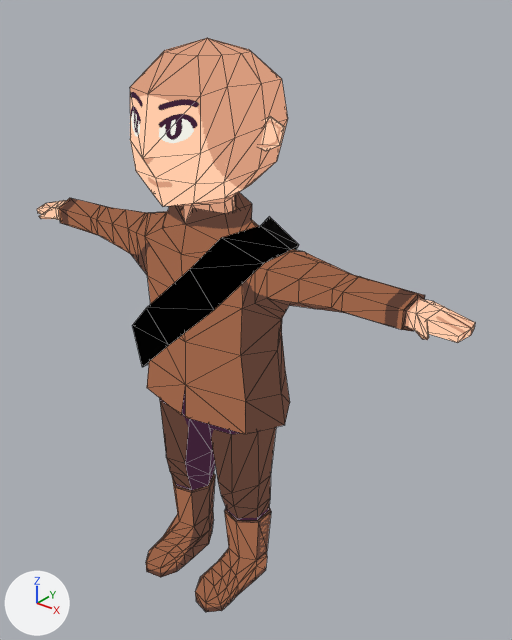
Before and after pictures for a commit that changed the glTF model res/entities/human.glb.
Before and after are seen from a camera (50 mm lens) standing at (1.471, -1.615, 2.098) and looking at (0.097, 0.103, 1.033). The axes (+X, +Y, +Z) are drawn at lower left. The lights are the same throughout. Mesh edges are drawn as thin lines. Where no turn or scale is listed for an object, it has been applied to the vertices.

The first picture shows 'human'.
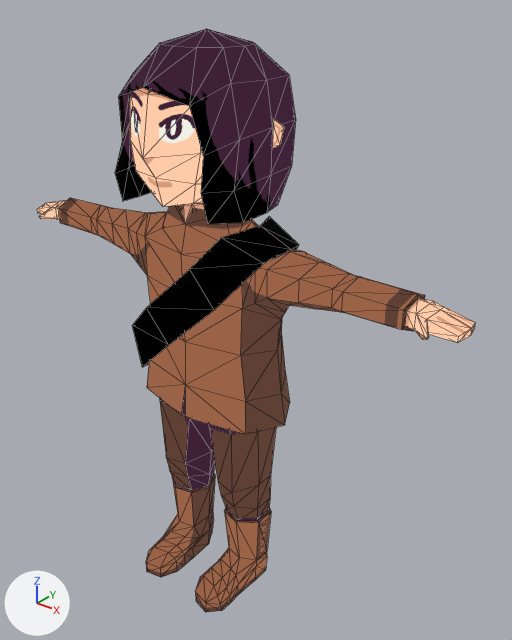
Changed parts and their boxes (x1, y1, x2, y2) in the pictures (512 x 640 px):
'hair', added: after (115, 29, 296, 224)

The change, as a diff of the scene's bpy script:
```diff
--- a/res/entities/human.glb.py
+++ b/res/entities/human.glb.py
@@ img_hair @@
+img_hair = load_image('hair', '_unpacked/hair', 512, 512, 'sRGB')
@@ mat_hair @@
+mat_hair = bpy.data.materials.new('hair')
+# colours: black #000000
+# uses the picture img_hair
@@ me_cube_001 @@
+me_cube_001.from_pydata(...)  # 58 vertices, 96 faces; spans x -0.238..0.238, y -0.259..0.264, z 0.07..0.575
+me_cube_001.materials.append(mat_hair)
@@ ob_hair @@
+ob_hair = bpy.data.objects.new('hair', me_cube_001)
+ob_hair.location = (0.0, 0.0, 1.387)
```
